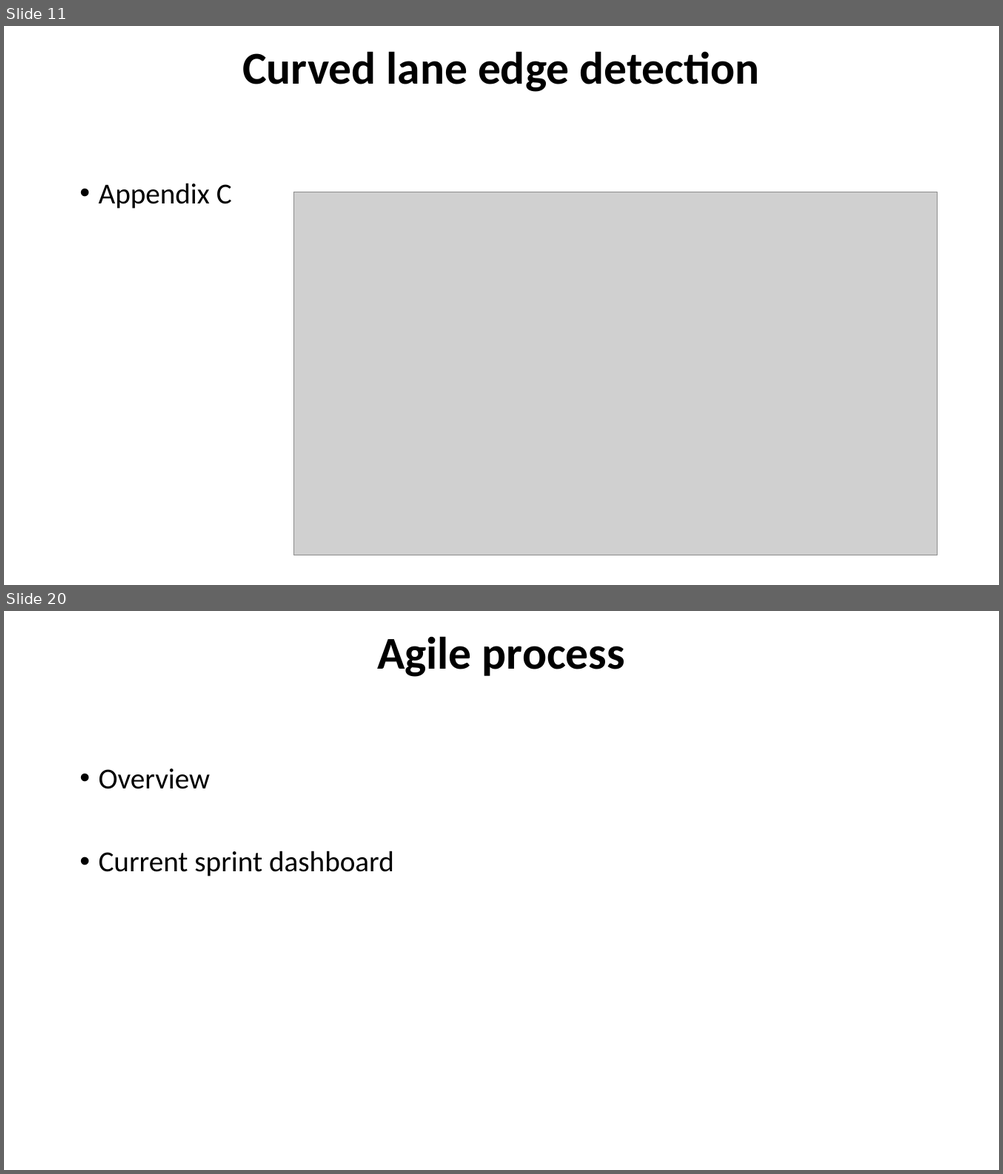
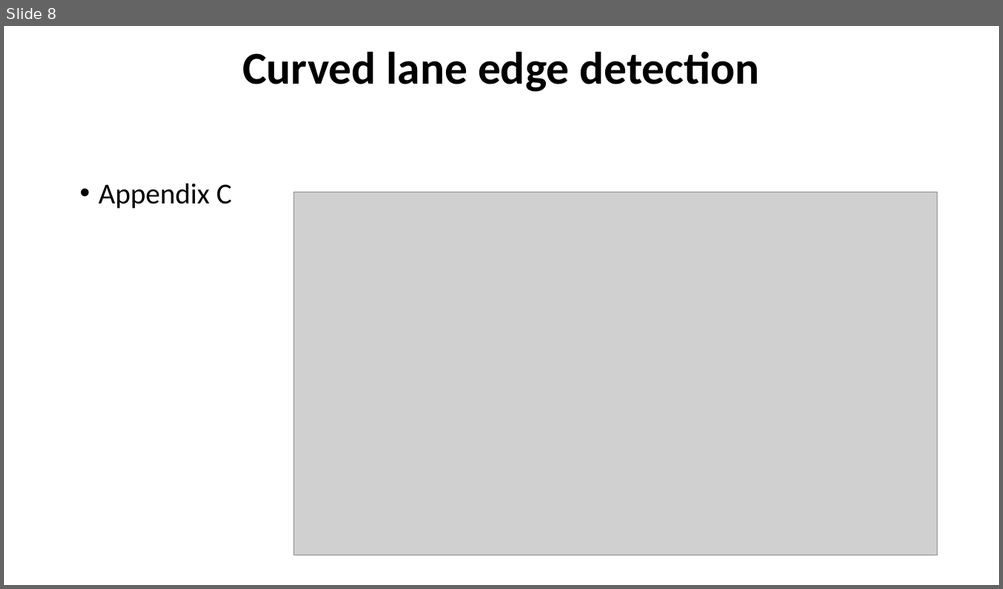
Before and after one commit to MickWPM/Thesis, a slide deck: Docs/InterimVivaReferences.pptx. Shown one above the other, each under a label of ours: slides 11 and 20 before the commit, slide 8 after it; the slides between them are not shown. The pictures are 1003x1174 and 1003x589 pixels, drawn with LibreOffice and Linux fonts; fonts in the diff are those of the drawing; grey boxes stand for pictures. Boxes give left, top, right and bottom in pixels: in the first picture for what was removed or moved away, otherwise in the second. Text is boxed around its words. In the diff, an @@ line names an element or a change of style, - is before the commit and + after.

```diff
--- a/Docs/InterimVivaReferences.pptx
+++ b/Docs/InterimVivaReferences.pptx
@@ slide 20 removed at [4,611,999,1170], background #FFFFFF @@
@@ text removed at [377,636,625,677] @@
-Agile process
@@ text removed at [99,769,394,877] @@
-• Overview
-• Current sprint dashboard
@@ what was slide 11 is now slide 8 @@
```
Also in this commit, not shown: 5 slides changed, 2 slides added, 11 other slides removed.
